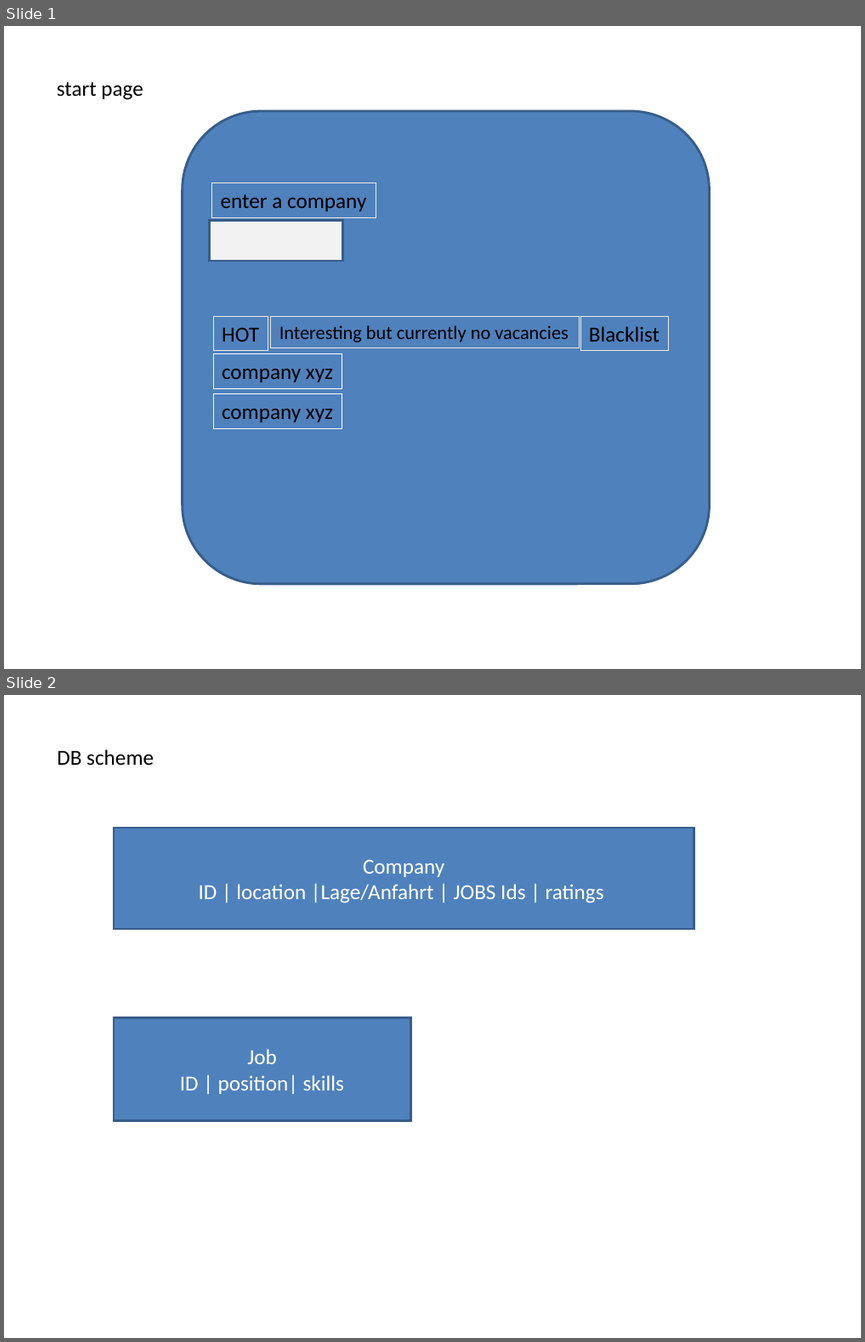
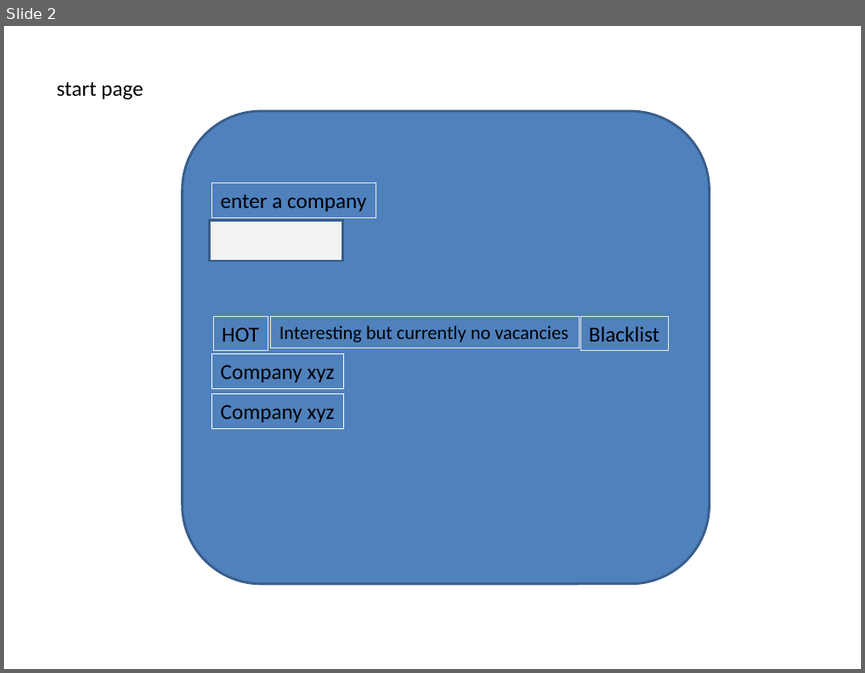
Before and after one commit to githubnorm/privat, a slide deck: docs/p1.ppt. Shown one above the other, each under a label of ours: slides 1 and 2 before the commit, slide 2 after it. The pictures are 865x1342 and 865x673 pixels, drawn with LibreOffice and Linux fonts; fonts in the diff are those of the drawing. Boxes give left, top, right and bottom in pixels: in the first picture for what was removed or moved away, otherwise in the second. Text is boxed around its words. In the diff, an @@ line names an element or a change of style, - is before the commit and + after.

```diff
--- a/docs/p1.ppt
+++ b/docs/p1.ppt
@@ slide 2 removed at <box>4,695,861,1338</box>, background #FFFFFF @@
@@ text removed at <box>57,749,154,766</box> @@
-DB scheme
@@ rectangle removed at <box>114,828,693,929</box> @@
-Company
-ID | location |Lage/Anfahrt | JOBS Ids | ratings
@@ rectangle removed at <box>114,1018,411,1121</box> @@
-Job
-ID | position| skills
@@ what was slide 1 is now slide 2 @@
@@ slide 2 changed as well @@
@@ text in rectangle at <box>221,364,335,382</box>: text changed @@
-company xyz
+Company xyz
@@ text in rectangle at <box>221,404,335,422</box>: text changed @@
-company xyz
+Company xyz
```
Also in this commit, not shown: 1 slide added, 8 other files.
